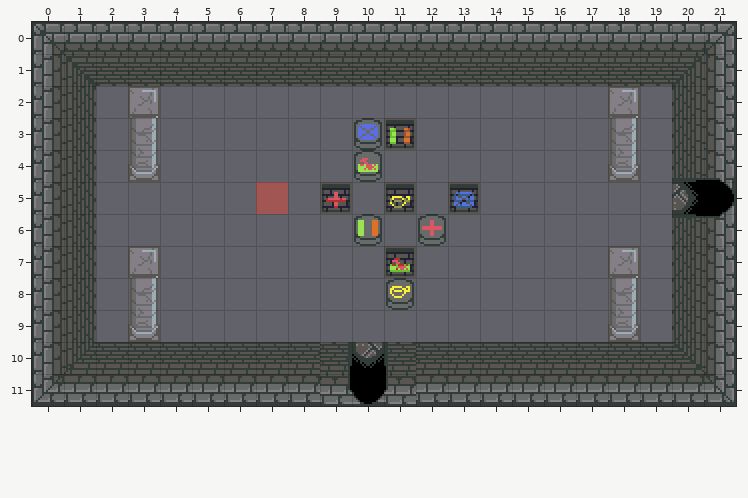
Level history. Tiled map: assets/data/rooms/1.tmx. The first picture shows the starting point.
Cells are 64x64 px. Shown: x 0..21, y 0..11.
The result:
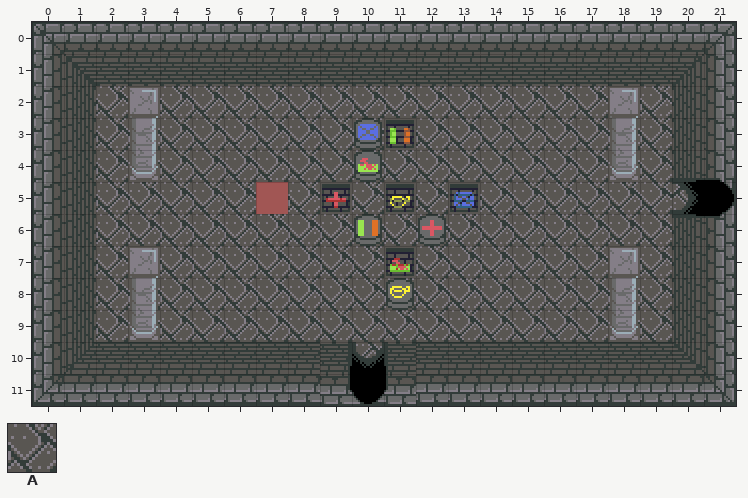
Key: from "tiles": A 14.
_ is an empty cell.
Tiles of an added or newly shown layer are drawn over the layers below it.
The exact change:
Layer "Tile Layer 1" (now shown):
Tile A is added in row 2 at x 2, 4 to 17 and 19; in row 3 at x 2 to 10 and 12 to 19; in row 4 at x 2 to 19; in row 5 at x 2 to 6, 8, 10, 12 and 14 to 19; in row 6 at x 2 to 19; in row 7 at x 2, 4 to 10, 12 to 17 and 19.
Tile A is added in rows 8 to 9 at x 2 to 19.
Where, in picture pixels (left, top, right, bottom), the same in both pictures:
added: (96, 86, 672, 342)
